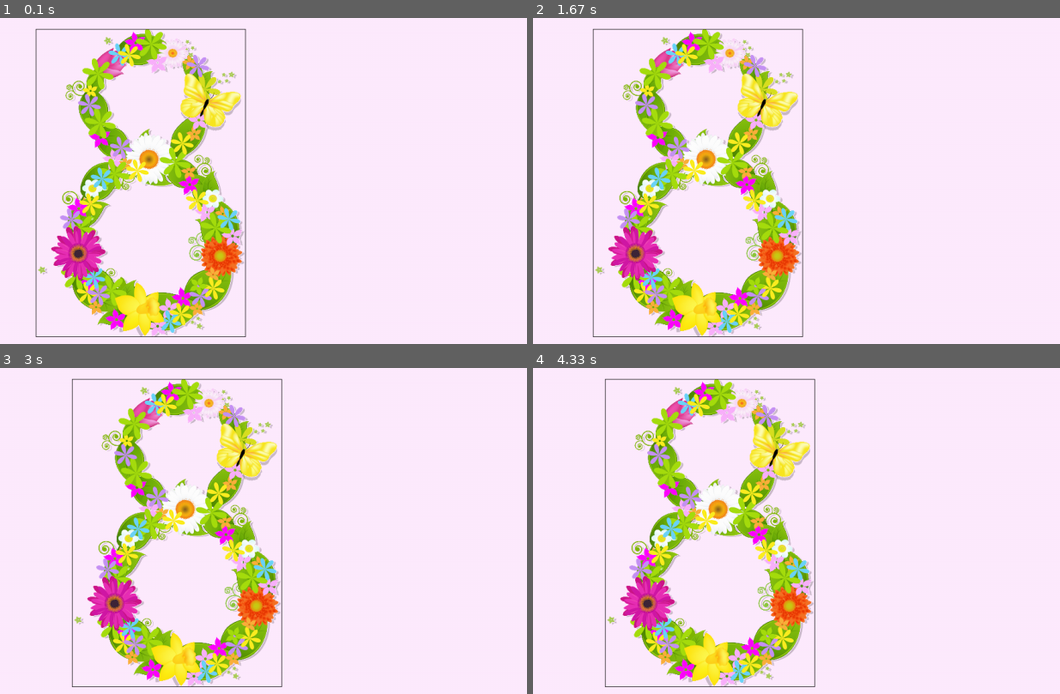
Above: before the commit, frames 1-4 (two rows, left to right).
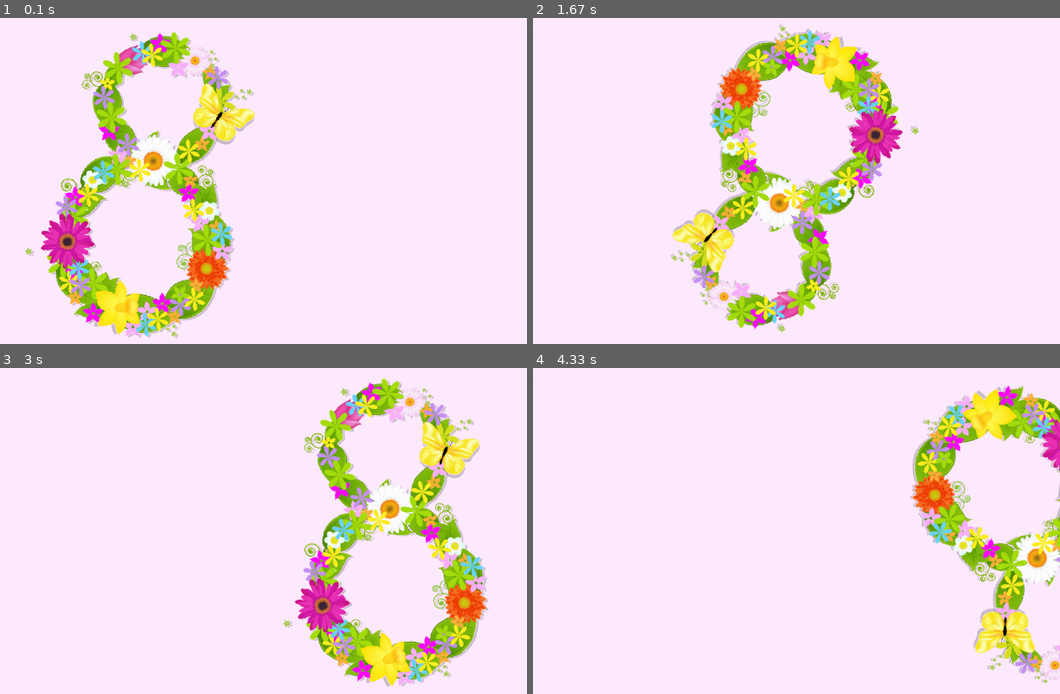
Above: after the commit, the same moments.

Repository: Ferunelli-dep/Women_day_present_pygame
Game: pygame game, started from main.py
Two runs of this game, one before a commit and one after it. Both use one fixed random seed, a clock stepped at 60 frames per second and the inputs below.
Inputs (mouse positions are in pixels of both pictures, inside the frame that each line leads up to):
- Up to frame 1 (0.1 s): no input
- Up to frame 2 (1.67 s): click (675, 184) at 0.38 s; click (675, 210) at 0.72 s; click (785, 31) at 1.05 s; click (764, 220) at 1.38 s
- Up to frame 3 (3 s): click (158, 387) at 1.72 s; click (152, 576) at 2.05 s; click (337, 599) at 2.38 s; click (295, 498) at 2.72 s
- Up to frame 4 (4.33 s): click (875, 495) at 3.05 s; click (912, 521) at 3.38 s; click (833, 456) at 3.72 s; click (849, 426) at 4.05 s

The runs differ from the first frame. In frame 1, 18% of the frame differs, in the area x 4-49%, y 3-99%; in frame 2, 27%; in frame 3, 31%, in the area x 13-93%, y 3-98%; in frame 4, 26%.

Commit message:
Rotation added

Diff:
--- a/main.py
+++ b/main.py
@@ -1,11 +1,15 @@
 import pygame
 from pygame.locals import *
 
-# Initalizing fonts and pygame
 pygame.init()
 pygame.font.init()
+screen = pygame.display.set_mode((0, 0), flags=pygame.FULLSCREEN)
+pygame.display.set_caption('Happy Women\'s day')
+icon = pygame.image.load('icon.ico')
+pygame.display.set_icon(icon)
+clock = pygame.time.Clock()
 
-# Just constant vars
+SCREEN_WIDTH, SCREEN_HEIGHT = screen.get_size()
 colors = {'White': [255, 255, 255],
           'Black': [34, 34, 34],
           'CWhite': [255, 235, 255]}
@@ -13,47 +17,32 @@
 rotation = 0
 rotation_speed = 2
 
-# Font Settings
-MYFONT = pygame.font.SysFont('Comic Sans MS', 450)
-# Importing images
-icon = pygame.image.load('icon.ico')
-eight = pygame.image.load('eight.png')
-# Making RECT to place image by it's center
+eight_orig = pygame.image.load('eight.png')
+eight_orig.set_colorkey(colors['CWhite'])
+eight = eight_orig.copy()
+eight.set_colorkey(colors['CWhite'])
 rect = eight.get_rect()
-# Screen
-screen = pygame.display.set_mode((0, 0), flags=pygame.FULLSCREEN)
-# Size of screen. It's fullscreen, so size of monitor
-SCREEN_WIDTH, SCREEN_HEIGHT = screen.get_size()
-# Where to place image EIGHT
 rect.center = SCREEN_WIDTH // 2, SCREEN_HEIGHT // 2
-# Just windows settings
-pygame.display.set_caption('Happy Women\'s day')
-pygame.display.set_icon(icon)
-# clock to make FPS
-clock = pygame.time.Clock()
 
-# Mb it'll be useless but these are boxes of coordinate. Center of each box
-COORDINATE_BOXES_X = [x for x in range(0, SCREEN_WIDTH, SCREEN_WIDTH // 12)]
-COORDINATE_BOXES_Y = [y for y in range(0, SCREEN_HEIGHT, SCREEN_HEIGHT // 12)]
-# Just loop to run programm
 state = True
 while state:
-    # Program quit on escape or exit
+    clock.tick(FPS)
+    screen.fill(colors['CWhite'])
     for event in pygame.event.get():
         if (event.type == pygame.locals.KEYDOWN) and (event.key == K_ESCAPE) or (event.type == pygame.QUIT):
             state = False
         if event.type == pygame.MOUSEBUTTONDOWN and event.button == 1:
             pos = pygame.mouse.get_pos()
-            if button.collidepoint(pos):
-                rect.center = rect.center[0] + 10, rect.center[1]
-                pygame.draw.rect(screen, colors['Black'], rect, 1)
+            if rect.collidepoint(pos):
+                rect.center = rect.center[0] + 50, rect.center[1]
+                pygame.draw.rect(screen, colors['CWhite'], rect, 1)
 
-    # Filling screen with color
-    screen.fill(colors['CWhite'])
-    # Drawing eight pic
-    button = screen.blit(eight, rect)
-    pygame.draw.rect(screen, colors['Black'], rect, 1)
+    old_center = rect.center
+    rotation = (rotation - rotation_speed) % 360
+    new_eight = pygame.transform.rotate(eight_orig, rotation)
+    rect = new_eight.get_rect()
+    rect.center = old_center
+    screen.blit(new_eight, rect)
     pygame.display.flip()
-    clock.tick(FPS)
 
 pygame.quit()
